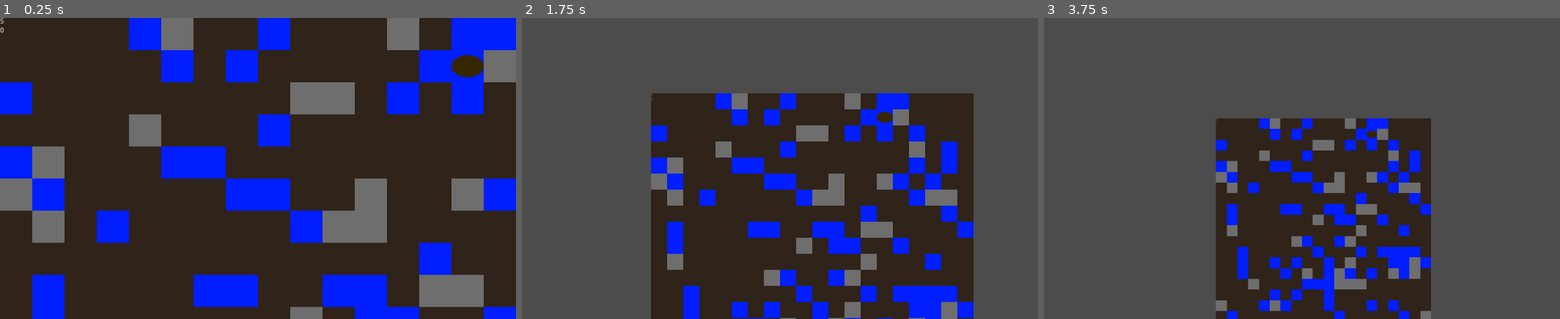
Above: before the commit, frames 1-3 (left to right).
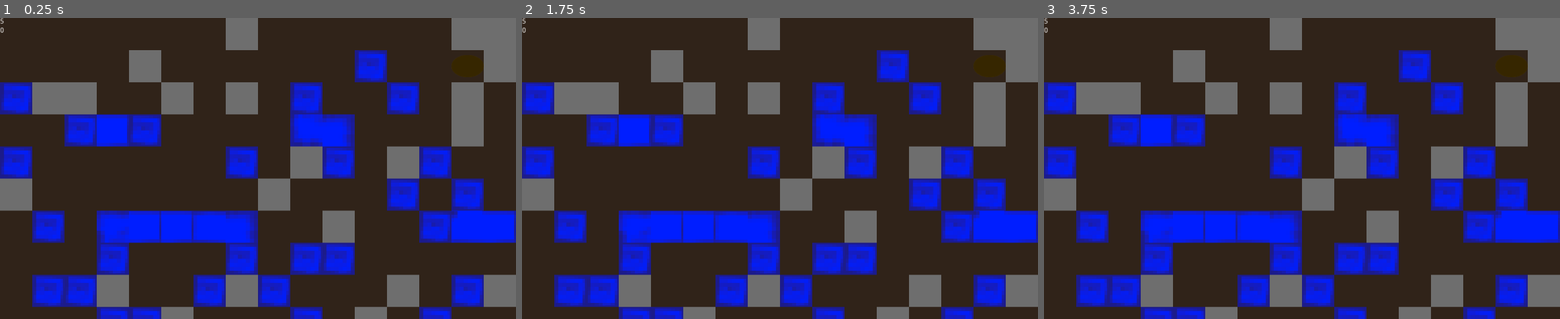
Above: after the commit, the same moments.

Repository: BigAwesome/SpringJam2D
Game: Godot game, scene res://scenes/game.tscn
Same seed, same stepped clock (60 frames per second), same inputs: the game is played once before the commit and once after it.
Inputs (mouse positions are in pixels of both pictures, inside the frame that each line leads up to):
- Up to frame 1 (0.25 s): no input
- Up to frame 2 (1.75 s): tap Enter at 0.5 s; move the mouse to (893, 153) at 0.52 s; tap Mouse wheel down (mouse_wheel_down) at 0.6, 1.55 s; click (893, 153) at 0.67 s; tap Mouse wheel up (mouse_wheel_up) at 0.8, 1.35 s; tap Space at 1.25 s; move the mouse to (676, 183) at 1.27 s; click (676, 183) at 1.42 s
- Up to frame 3 (3.75 s): tap Enter at 2, 3.5 s; move the mouse to (1353, 102) at 2.02 s; press the mouse at (1353, 102) at 2.03 s; tap Mouse wheel up (mouse_wheel_up) at 2.3 s; tap Space at 2.75 s; move the mouse to (1276, 228) at 2.77 s; release the mouse at (1276, 228) at 2.78 s; right-click (1276, 228) at 2.85 s; click (1276, 228) at 2.92 s; tap Mouse wheel down (mouse_wheel_down) at 3.05, 3.6 s; move the mouse to (1456, 213) at 3.52 s; click (1456, 213) at 3.67 s

The runs differ from the first frame. In frame 1, 50% of the frame differs, in the area x 0-100%, y 0-100%; in frame 2, 78%; in frame 3, 87%.

Commit message:
some tiles?

Diff:
--- a/assets/sprites/main_tileset.tres
+++ b/assets/sprites/main_tileset.tres
@@ -73,3 +73,26 @@
 4/shape_one_way_margin = 0.0
 4/shapes = [  ]
 4/z_index = 0
+5/name = "map_placeholder.png 5"
+5/texture = ExtResource( 1 )
+5/tex_offset = Vector2( 0, 0 )
+5/modulate = Color( 1, 1, 1, 1 )
+5/region = Rect2( 0, 64, 384, 448 )
+5/tile_mode = 1
+5/autotile/bitmask_mode = 1
+5/autotile/bitmask_flags = [ Vector2( 0, 0 ), 432, Vector2( 0, 1 ), 438, Vector2( 0, 2 ), 54, Vector2( 0, 4 ), 56, Vector2( 1, 0 ), 504, Vector2( 1, 1 ), 511, Vector2( 1, 2 ), 63, Vector2( 1, 4 ), 184, Vector2( 1, 5 ), 178, Vector2( 1, 6 ), 146, Vector2( 2, 0 ), 216, Vector2( 2, 1 ), 219, Vector2( 2, 2 ), 27, Vector2( 2, 3 ), 146, Vector2( 2, 4 ), 154, Vector2( 2, 5 ), 58, Vector2( 3, 0 ), 255, Vector2( 3, 1 ), 219, Vector2( 3, 2 ), 507, Vector2( 3, 5 ), 56, Vector2( 4, 0 ), 63, Vector2( 4, 1 ), 16, Vector2( 4, 2 ), 504, Vector2( 5, 0 ), 447, Vector2( 5, 1 ), 438, Vector2( 5, 2 ), 510 ]
+5/autotile/icon_coordinate = Vector2( 0, 0 )
+5/autotile/tile_size = Vector2( 64, 64 )
+5/autotile/spacing = 0
+5/autotile/occluder_map = [  ]
+5/autotile/navpoly_map = [  ]
+5/autotile/priority_map = [  ]
+5/autotile/z_index_map = [  ]
+5/occluder_offset = Vector2( 0, 0 )
+5/navigation_offset = Vector2( 0, 0 )
+5/shape_offset = Vector2( 0, 0 )
+5/shape_transform = Transform2D( 1, 0, 0, 1, 0, 0 )
+5/shape_one_way = false
+5/shape_one_way_margin = 0.0
+5/shapes = [  ]
+5/z_index = 0
--- a/scenes/game.tscn
+++ b/scenes/game.tscn
@@ -11,15 +11,15 @@
 
 [node name="Map" parent="." groups=["Persist"] instance=ExtResource( 2 )]
 
+[node name="PauseMenu" parent="." instance=ExtResource( 4 )]
+visible = false
+
 [node name="Camera2D" type="Camera2D" parent="."]
 position = Vector2( 512, 300 )
 script = ExtResource( 1 )
 
-[node name="Score" parent="." groups=["Score"] instance=ExtResource( 5 )]
-
-[node name="PauseMenu" parent="." instance=ExtResource( 4 )]
-visible = false
-margin_left = 471.0
-margin_top = 278.0
-margin_right = 555.0
-margin_bottom = 322.0
+[node name="Score" parent="Camera2D" groups=["Score"] instance=ExtResource( 5 )]
+margin_left = -512.0
+margin_top = -300.0
+margin_right = -512.0
+margin_bottom = -268.0
--- a/scripts/main_camera.gd
+++ b/scripts/main_camera.gd
@@ -23,8 +23,10 @@
 		if(Input.is_action_just_released("mouse_button_right")):
 			lock = true
 		if(Input.is_action_just_pressed("mouse_wheel_up")):
-			zoom = zoom - Vector2(1,1) if zoom > Vector2(1,1) else Vector2(1,1)
+			pass
+			#zoom = zoom - Vector2(1,1) if zoom > Vector2(1,1) else Vector2(1,1)
 		if(Input.is_action_just_pressed("mouse_wheel_down")):
-			zoom = zoom + Vector2(1,1)
+			pass
+			#zoom = zoom + Vector2(1,1)
 	if(event is InputEventMouseMotion and !lock):
 		position = start + (event.position - delta) * - (camera_speed * zoom)
--- a/scripts/map.gd
+++ b/scripts/map.gd
@@ -2,8 +2,8 @@
 
 
 # Declare member variables here. Examples:
-export var width = 20
-export var height = 50
+export var width = 90
+export var height = 90
 export var difficulty = [10, 80, 10]
 onready var tile_map = get_node("LevelMap")
 var _tiles = [] setget set_tiles, get_tiles
@@ -26,6 +26,7 @@
 			_tiles.append(type)
 			tile_map.set_cell(x,y,_tiles[i])
 			i = i + 1
+	tile_map.update_bitmask_region(Vector2(), Vector2(height, width))
 
 func set_tiles(tiles):
 	var i = 0
--- a/scripts/score.gd
+++ b/scripts/score.gd
@@ -7,8 +7,8 @@
 var trunks
 var roots
 
-export var ground_tile_names = {"rock": 0, "dirt": 1, "water": 2, "air": -1, "leaf": 5}
-export var ground_tile_values = [0, -1, 5, -1]
+export var ground_tile_names = {"rock": 0, "dirt": 1, "water": 5, "air": -1, "leaf": 5}
+export var ground_tile_values = [0, -1, 0, -1, -1, 5]
 export var player_resource_names = {"roots": 0, "trunks": 1}
 export var player_resource_score = [5, 0]
 
Binary file changed: assets/sprites/map_placeholder.png
